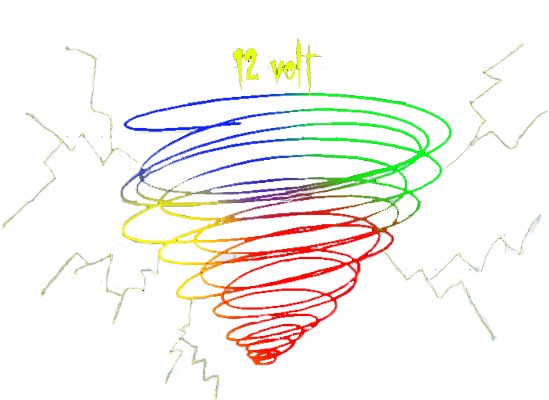
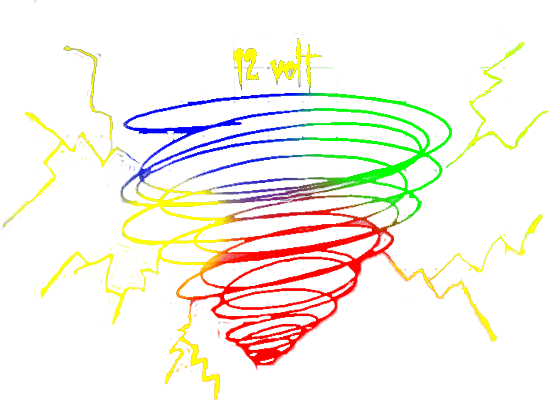
Two versions of the same layered image (549 × 400). Layer-by-layer changes:
painted on "Layer 1" over [left=6, top=0, right=549, bottom=400]
removed layer "Background" over [left=6, top=0, right=549, bottom=400]
